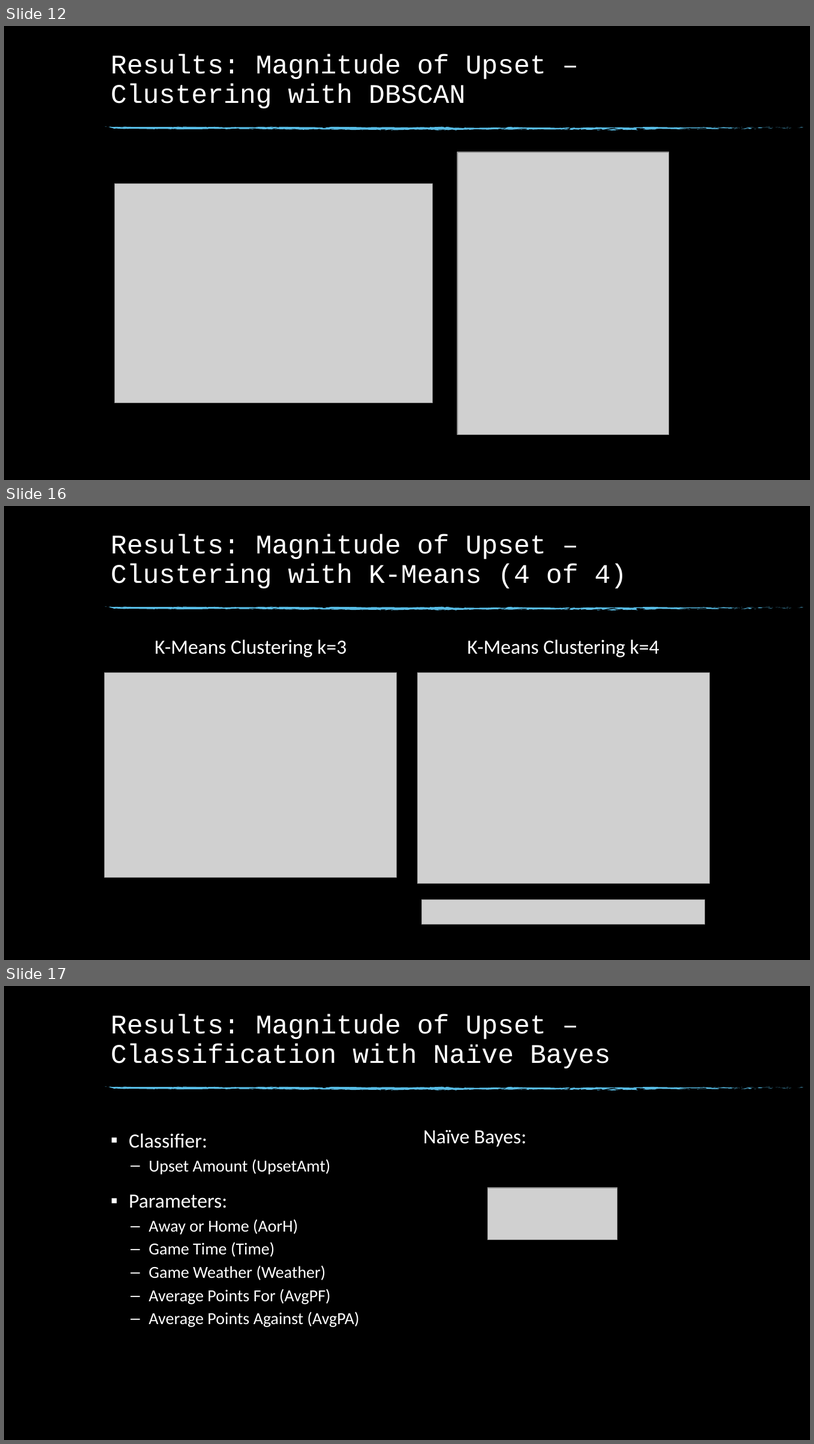
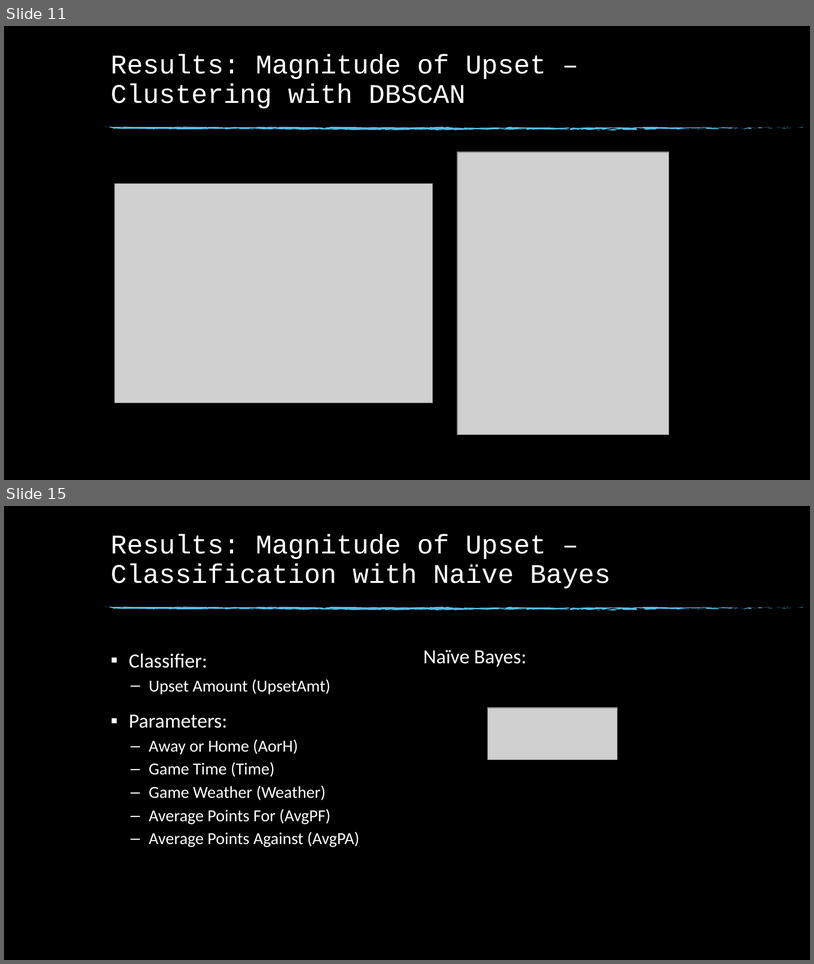
Before and after one commit to msnyde8/Graduate_Project-Upset_Potential, a slide deck: Upset Potential in the NFL.pptx. Shown one above the other, each under a label of ours: slides 12, 16 and 17 before the commit, slides 11 and 15 after it; the slides between them are not shown. The pictures are 814x1444 and 814x964 pixels, drawn with LibreOffice and Linux fonts; fonts in the diff are those of the drawing; grey boxes stand for pictures; background and template pictures are left out. Boxes give left, top, right and bottom in pixels: in the first picture for what was removed or moved away, otherwise in the second. Text is boxed around its words. In the diff, an @@ line names an element or a change of style, - is before the commit and + after.

Commit message:
Updates at work to paper with new upset classification data and slides to match

```diff
--- a/Upset Potential in the NFL.pptx
+++ b/Upset Potential in the NFL.pptx
@@ slide 16 removed at (4, 506, 810, 960), background picture (left out); not listed: 74 template elements that a slide beside it also shows @@
@@ title removed at (111, 534, 627, 589) @@
-Results: Magnitude of Upset – Clustering with K-Means (4 of 4)
@@ text removed at (155, 639, 347, 657) @@
-K-Means Clustering k=3
@@ text removed at (467, 639, 660, 657) @@
-K-Means Clustering k=4
@@ picture removed at (104, 672, 396, 877) @@
@@ picture removed at (418, 672, 710, 883) @@
@@ picture removed at (422, 899, 705, 924) @@
@@ what was slide 12 is now slide 11 @@
@@ what was slide 17 is now slide 15 @@
```
Also in this commit, not shown: 12 slides changed, 1 slide added, 5 other slides removed, 1 other file.
